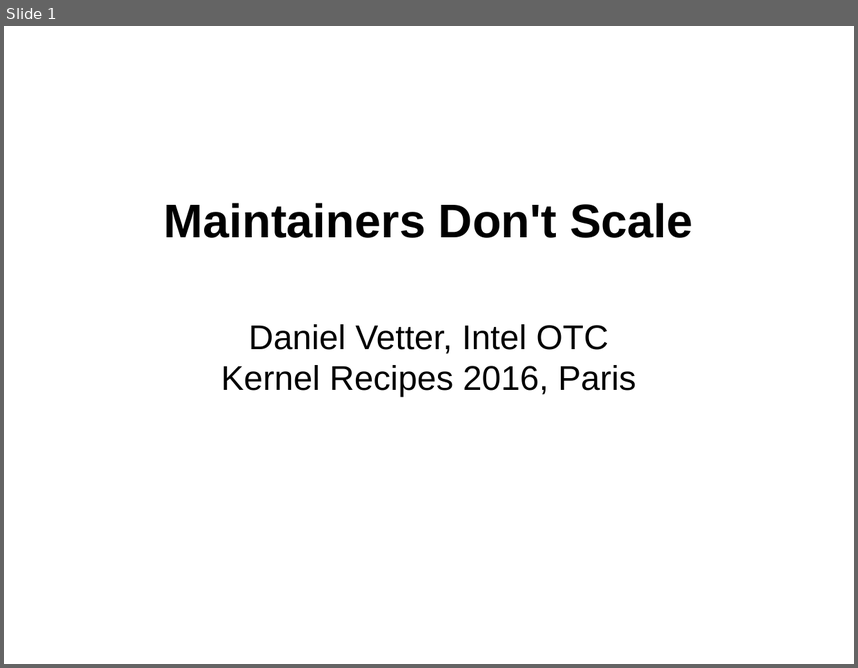
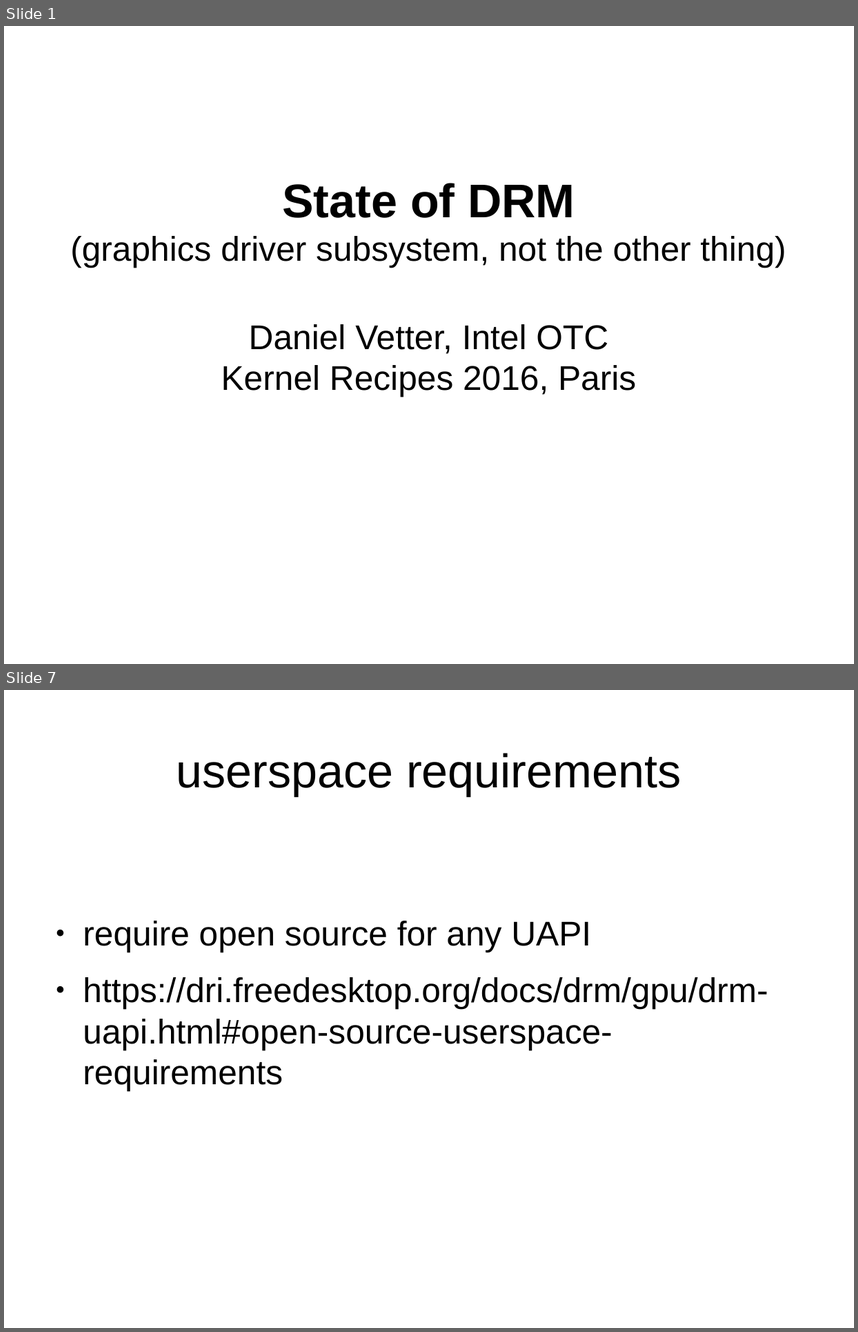
Before and after one commit to danvet/danvet.github.io, a slide deck: slides/kernel-recipes-2016-state-of-drm.odp. Shown one above the other, each under a label of ours: slide 1 before the commit, slides 1 and 7 after it; the slides between them are not shown. The pictures are 858x668 and 858x1332 pixels, drawn with LibreOffice and Linux fonts; fonts in the diff are those of the drawing. Boxes give left, top, right and bottom in pixels: in the first picture for what was removed or moved away, otherwise in the second. Text is boxed around its words. In the diff, an @@ line names an element or a change of style, - is before the commit and + after.

```diff
--- a/slides/kernel-recipes-2016-state-of-drm.odp
+++ b/slides/kernel-recipes-2016-state-of-drm.odp
@@ slide 7 added at bbox=[4, 690, 854, 1328], background #FFFFFF @@
@@ title added at bbox=[176, 753, 681, 796], 44 pt, text #000000 @@
+userspace requirements
@@ text added at bbox=[83, 920, 768, 1091], 32 pt, text #000000 @@
+● require open source for any UAPI
+● https://dri.freedesktop.org/docs/drm/gpu/drm-uapi.html#open-source-userspace-requirements
@@ slide 1 changed as well @@
@@ title at bbox=[70, 183, 786, 267]: text changed; size 44 to 32 pt; bold off @@
-Maintainers Don't Scale
+State of DRM
+(graphics driver subsystem, not the other thing)
```
Also in this commit, not shown: 1 other slide changed, 18 other slides added, 10 slides removed, 1 other file.
